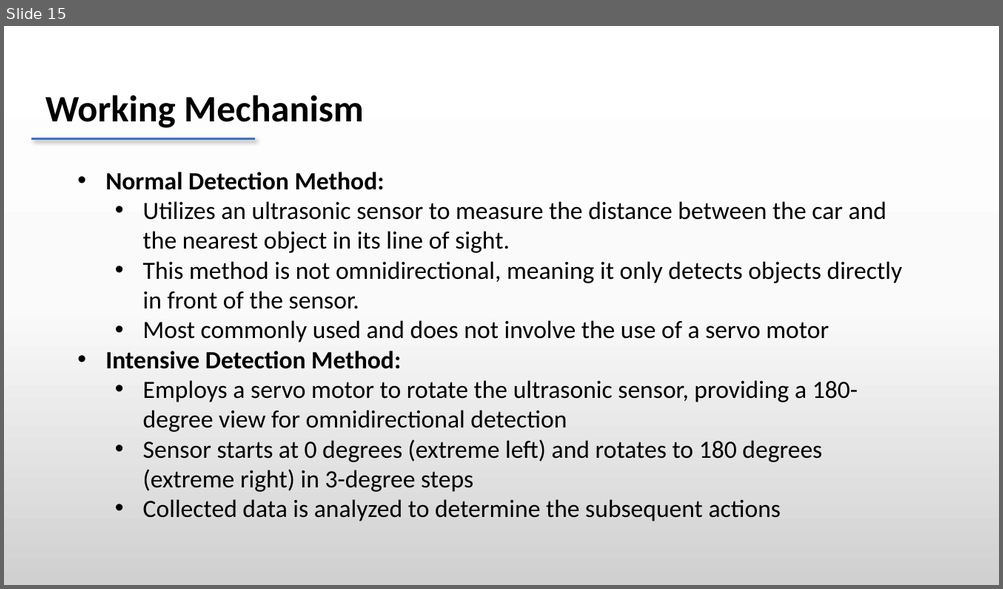
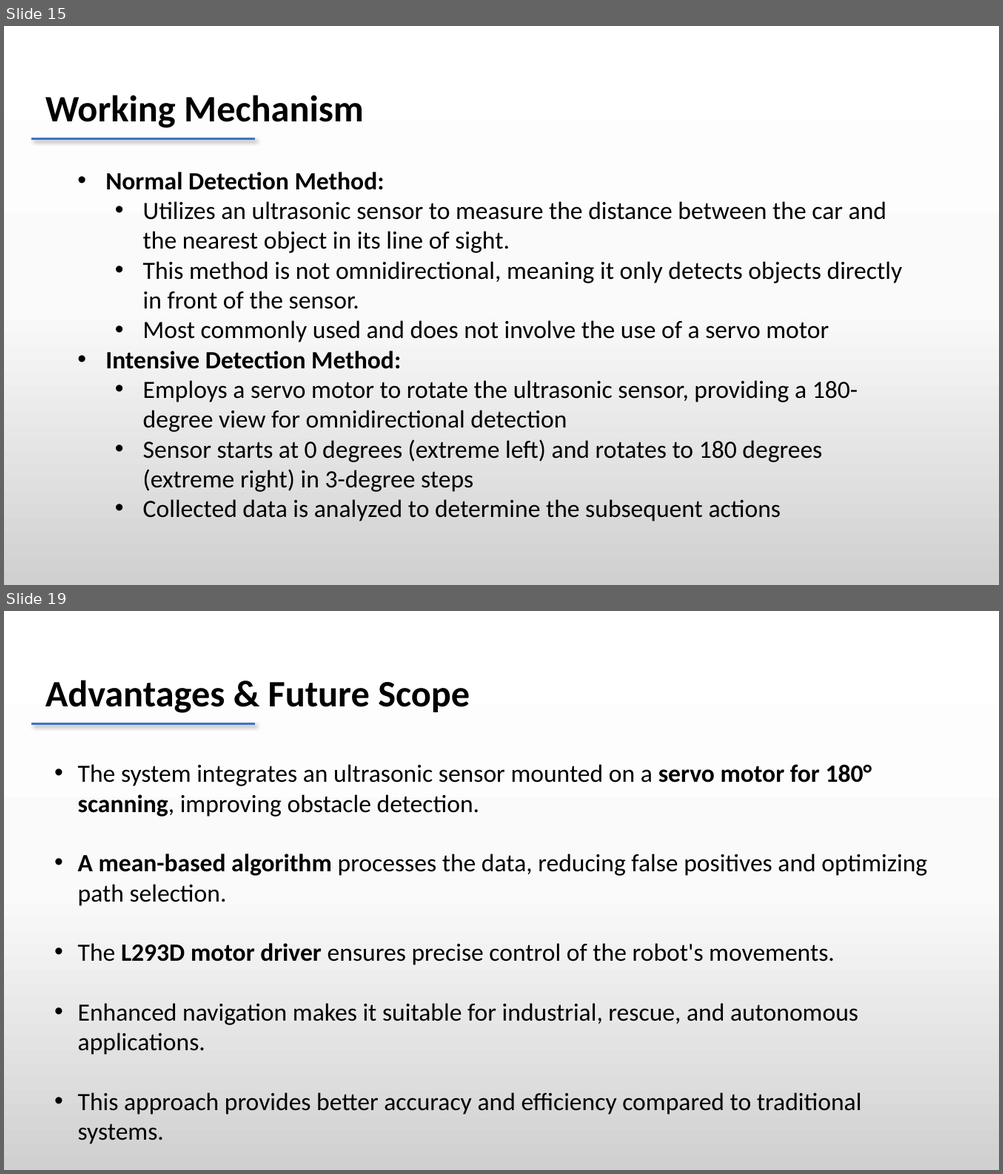
Before and after one commit to dheeraj78/project-4-2, a slide deck: Batch 8 .pptx. Shown one above the other, each under a label of ours: slide 15 before the commit, slides 15 and 19 after it; the slides between them are not shown. The pictures are 1003x589 and 1003x1174 pixels, drawn with LibreOffice and Linux fonts; fonts in the diff are those of the drawing. Boxes give left, top, right and bottom in pixels: in the first picture for what was removed or moved away, otherwise in the second. Text is boxed around its words. In the diff, an @@ line names an element or a change of style, - is before the commit and + after.

```diff
--- a/Batch 8 .pptx
+++ b/Batch 8 .pptx
@@ slide 19 added at [4, 611, 999, 1170], background gradient #FFFFFF to #FBFBFB to #D1D1D1 @@
@@ text added at [45, 680, 469, 713], 36 pt, text #000000, bold @@
+Advantages & Future Scope
@@ line added from (31, 723) to (256, 723), #4472C4 2.25 pt @@
@@ text added at [78, 764, 927, 1115], 24 pt, text #000000 @@
+• The system integrates an ultrasonic sensor mounted on a servo motor for 180° scanning, improving obstacle detection.
+• A mean-based algorithm processes the data, reducing false positives and optimizing path selection.
+• The L293D motor driver ensures precise control of the robot's movements.
+• Enhanced navigation makes it suitable for industrial, rescue, and autonomous applications.
+• This approach provides better accuracy and efficiency compared to traditional systems.
```
Also in this commit, not shown: 2 slides changed, 3 other slides added, 2 slides removed.
